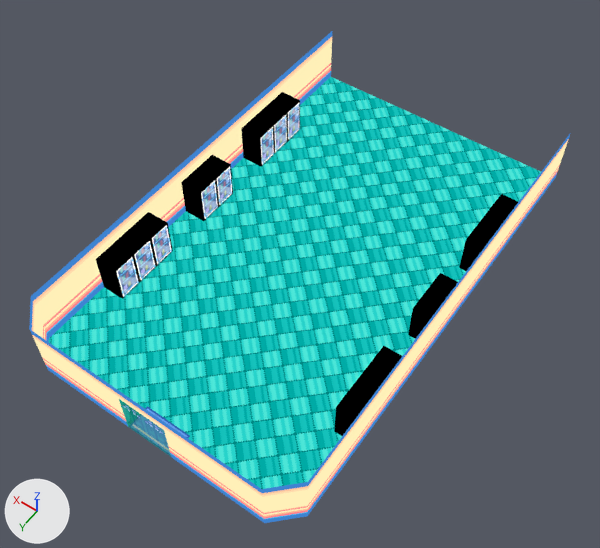
The Blender file 11-10-21 Movement Test/Assets/Models/Sand 1.blend as it was, and as the next commit left it.
Rendered twice from a camera (50 mm lens) standing at (-8.47, 4.87, 13.2) and looking at (-2.65, -3.29, 0.38). The lights are fixed; the arrows at lower left show +X, +Y and +Z.
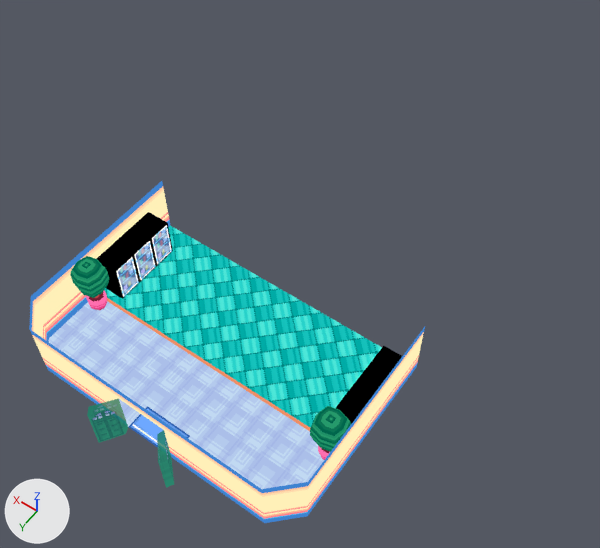
Where the change shows, as pixel boxes (x1, y1, x2, y2) in the pictures (600 x 548 px):
'Cube', reshaped (27% narrower, 30% shorter): before (27, 25, 573, 523); after (27, 175, 426, 523)
'Cube.001', reshaped (62% narrower, 58% shorter): before (96, 92, 300, 299); after (96, 212, 173, 299)
'Cube.002', reshaped: before (334, 194, 516, 435); after (336, 346, 400, 421)
'Cube.003', added: after (87, 398, 174, 488)
'Cube.005', added: after (70, 256, 109, 310)
    faces in mat_building_interior_1: (70, 256, 109, 310)
'Cube.006', added: after (310, 406, 350, 458)
part 1 of me_cube, deleted: before (259, 96, 300, 137)
part 2 of me_cube, deleted: before (199, 161, 231, 192)
part 3 of me_cube, deleted (cyan): before (161, 25, 573, 366)
part 4 of me_cube, deleted: before (119, 399, 171, 457)
part 5 of me_cube, surface changed (cyan to blue): (49, 288, 322, 485) in both
part 6 of me_cube_001, deleted: before (241, 92, 300, 166)
part 7 of me_cube_001, deleted: before (181, 155, 233, 221)
part 8 of me_cube_002, deleted (black): before (459, 194, 516, 270)
part 9 of me_cube_002, deleted (black): before (408, 273, 456, 338)

What changed in the scene script:
```text
Add mat_building_interior_1_005:
    mat_building_interior_1_005 = bpy.data.materials.new('Building Interior 1.005')
    # uses the picture img_building_interior_1_png_005
Add mat_building_interior_1_006:
    mat_building_interior_1_006 = bpy.data.materials.new('Building Interior 1.006')
    # uses the picture img_building_interior_1_png_006
Add mat_building_interior_1_002:
    mat_building_interior_1_002 = bpy.data.materials.new('Building Interior 1.002')
    # uses the picture img_building_interior_1_png_002
Change me_cube:
    verts and faces of me_cube; kept vertices keep their numbers, new ones are numbered from 454
    remove me_cube.from_pydata(...)  # 454 vertices, 404 faces; spans x -5.5..0.5, y -9.0..1.0, z 0.0..1.5
    add me_cube.from_pydata(...)  # 211 vertices, 179 faces; spans x -5.5..0.5, y -3.0..1.0, z 0.0..1.5
    me_cube part 1: the loose piece of 8 vertices spanning x 0.0, y -7.0..-5.5, z 0.88..1.0 is deleted
    me_cube part 2: the loose piece of 6 vertices spanning x 0.0, y -4.5..-3.5, z 0.88..1.0 is deleted
    me_cube part 3
    228 vertices are removed from x -5.5..0.5, y -9.0..-3.5, z 0.0..1.5
    216 faces are deleted
    me_cube part 4
    add delete_vertices([111])  # with the faces that use them
    me_cube part 5: 46 kept faces spanning x -5.5..0.5, y -1.0..1.0, z 0.0 get new texture (UV) coordinates
Change me_cube_001:
    where me_cube_001.from_pydata(...)  # 56 vertices, 36 faces; spans x 0.0..0.5, y -7.0..-1.0, z 0.0..0.88
    me_cube_001 part 6: the loose piece of 20 vertices spanning x 0.0..0.5, y -7.0..-5.5, z 0.0..0.88 is deleted
    me_cube_001 part 7: the loose piece of 16 vertices spanning x 0.0..0.5, y -4.5..-3.5, z 0.0..0.88 is deleted
Change me_cube_002:
    where me_cube_002.from_pydata(...)  # 56 vertices, 36 faces; spans x 0.0..0.5, y -7.0..-1.0, z 0.0..0.88
    used by ob_cube_002; location = (-5.0, -8.03, 0.0); rotation_euler = (0.0, 0.0, 3.142), in degrees (0, 0, 180)
    me_cube_002 part 8: the loose piece of 20 vertices spanning x 0.0..0.5, y -2.5..-1.0, z 0.0..0.88 is deleted
    me_cube_002 part 9: the loose piece of 16 vertices spanning x 0.0..0.5, y -4.5..-3.5, z 0.0..0.88 is deleted
Add ob_cube_006:
    ob_cube_006 = bpy.data.objects.new('Cube.006', me_cube_024)  # 98 vertices, 84 faces; spans x -0.047..0.547, y -3.047..-2.453, z 0.0..1.277
    ob_cube_006.location = (-5.42, 2.14, 0.0)
Add ob_cube_005:
    ob_cube_005 = bpy.data.objects.new('Cube.005', me_cube_022)  # 98 vertices, 84 faces; spans x -0.047..0.547, y -3.047..-2.453, z 0.0..1.277
    ob_cube_005.location = (0.0, 2.14, 0.0)
Add ob_cube_003:
    ob_cube_003 = bpy.data.objects.new('Cube.003', me_cube_003)  # 24 vertices, 20 faces; spans x -3.36..-1.7, y 1.0..1.53, z 0.0..1.0
    ob_cube_003.location = (0.0, 0.0, 0.0)
```
